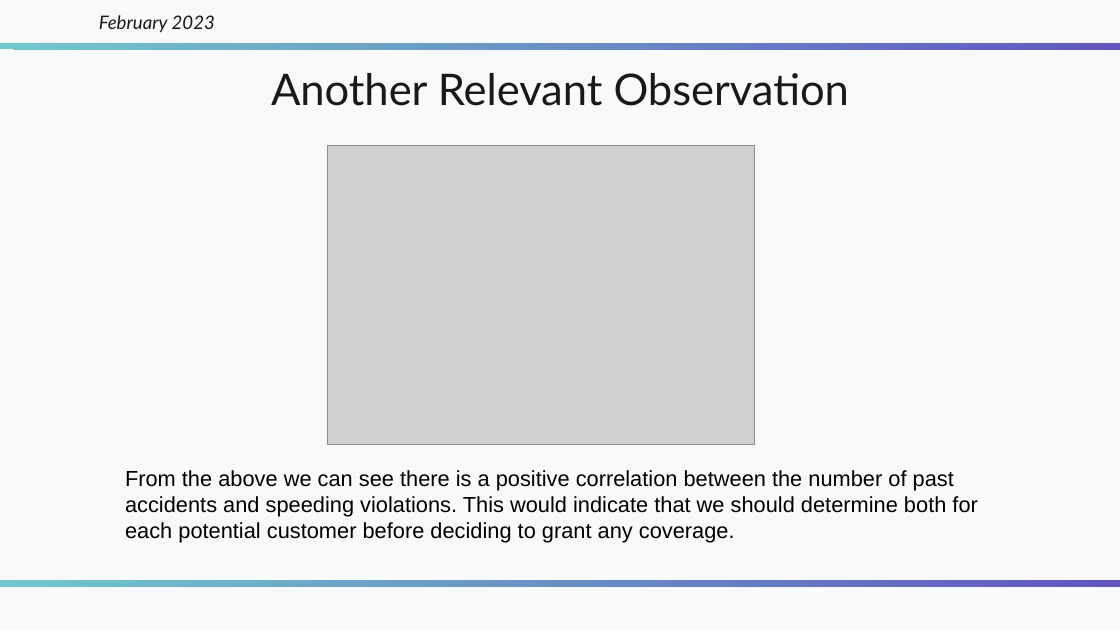
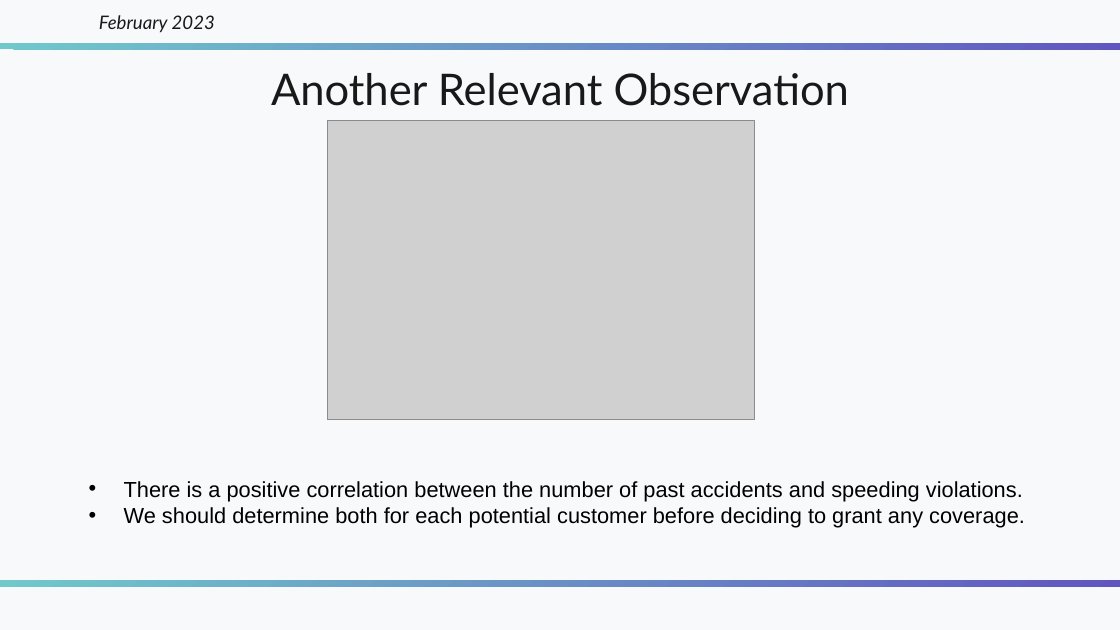
Before and after one commit to Numann-Malik/Auto-Insurance-Claims, a slide deck: slide 6 of Car Insurance - Numann Malik.pptx. Drawn at 1120x630 pixels with LibreOffice and Linux fonts; fonts in the diff are those of the drawing; grey boxes stand for pictures. Boxes give left, top, right and bottom in pixels: in the first picture for what was removed or moved away, otherwise in the second. Text is boxed around its words. In the diff, an @@ line names an element or a change of style, - is before the commit and + after.

```diff
--- a/Car Insurance - Numann Malik.pptx
+++ b/Car Insurance - Numann Malik.pptx
@@ picture: place and size @@
-picture at (327, 146, 755, 445)
+picture at (327, 121, 755, 420)
@@ text at (124, 481, 1025, 528): text changed @@
-From the above we can see there is a positive correlation between the number of past accidents and speeding violations. This would indicate that we should determine both for each potential customer before deciding to grant any coverage.
+• There is a positive correlation between the number of past accidents and speeding violations.
+• We should determine both for each potential customer before deciding to grant any coverage.
```
Also in this commit, not shown: 6 other slides changed, 1 other file.
